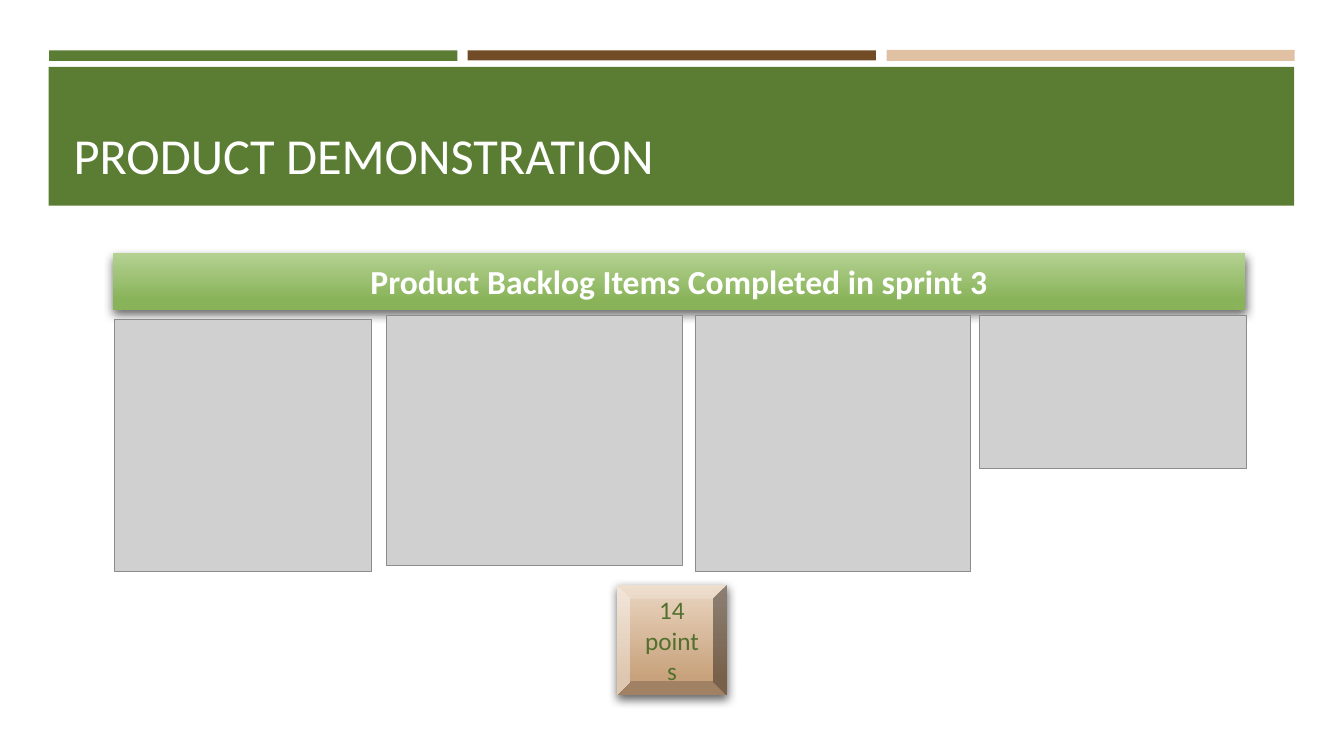
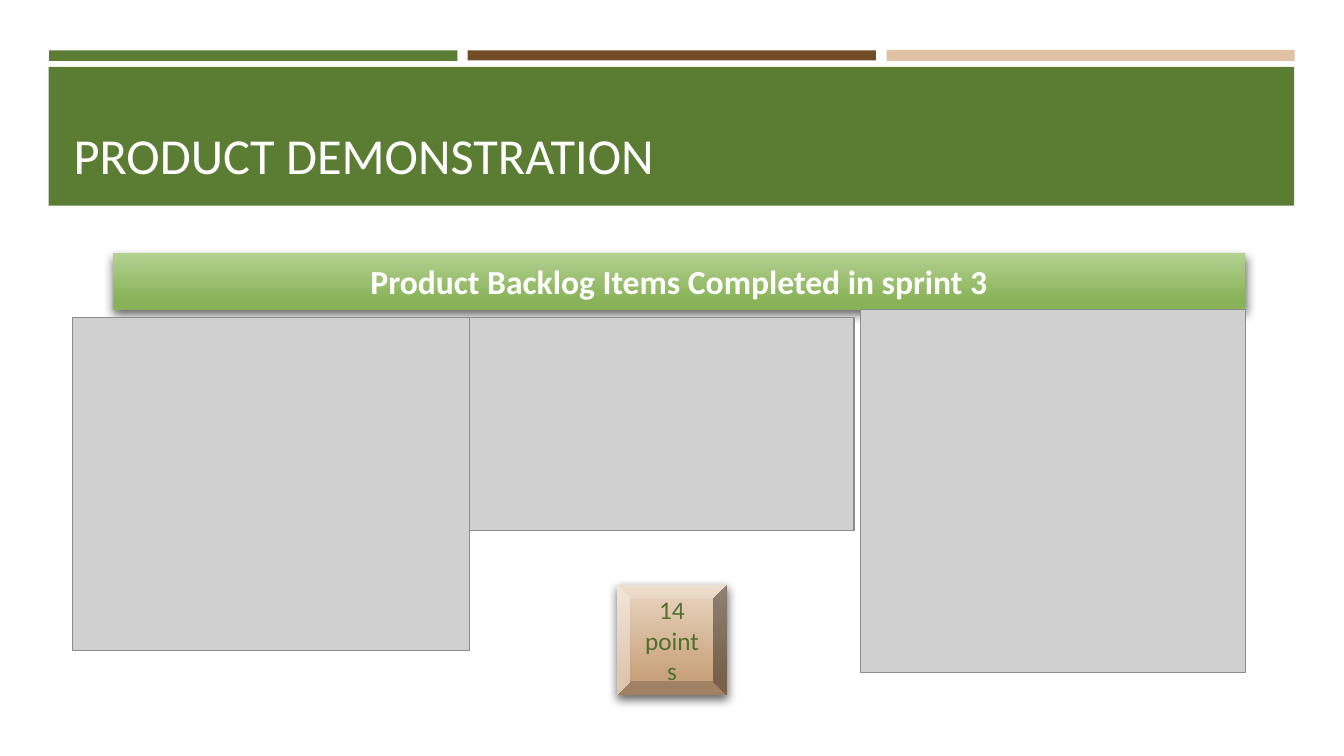
Before and after one commit to thisaintwork/AgileDungeonTrekking, a slide deck: slide 5 of Dec 2022 Sprint Review.pptx. Drawn at 1344x756 pixels with LibreOffice and Linux fonts; fonts in the diff are those of the drawing; grey boxes stand for pictures. Boxes give left, top, right and bottom in pixels: in the first picture for what was removed or moved away, otherwise in the second. Text is boxed around its words. In the diff, an @@ line names an element or a change of style, - is before the commit and + after.

Commit message:
Corrected slide 5 agin

```diff
--- a/Dec 2022 Sprint Review.pptx
+++ b/Dec 2022 Sprint Review.pptx
@@ picture added at [73, 318, 470, 650] @@
@@ picture removed at [115, 320, 371, 571] @@
@@ picture removed at [386, 316, 682, 567] @@
@@ picture added at [470, 318, 854, 530] @@
@@ picture removed at [696, 316, 972, 572] @@
@@ picture added at [860, 311, 1245, 673] @@
@@ picture removed at [980, 316, 1247, 469] @@
```
